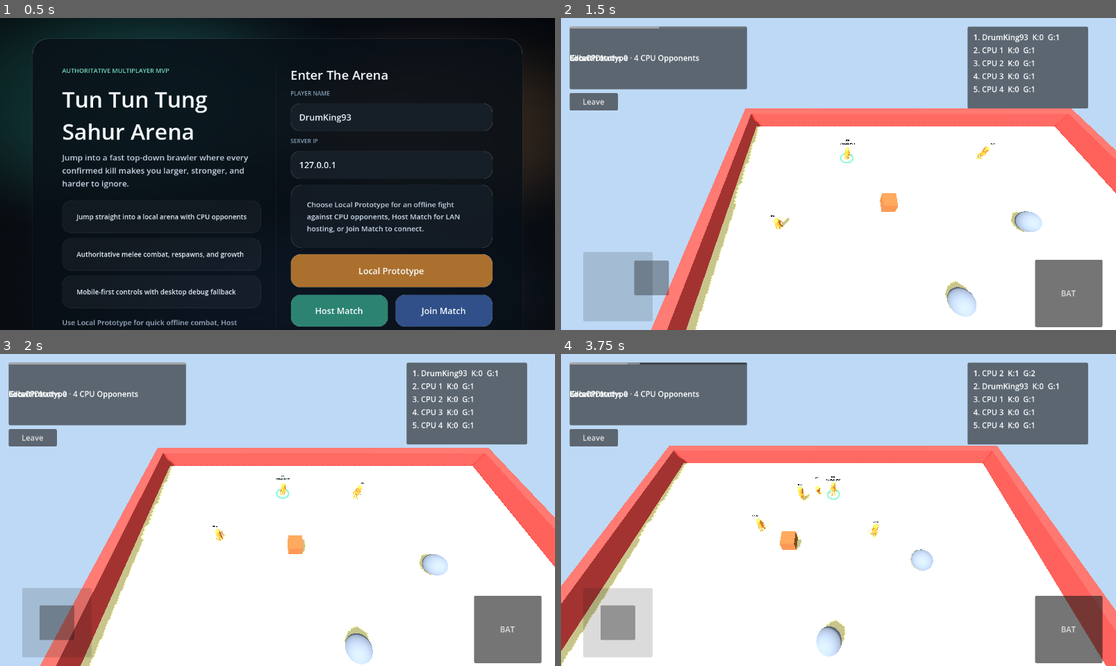
Above: before the commit, frames 1-4 (two rows, left to right).
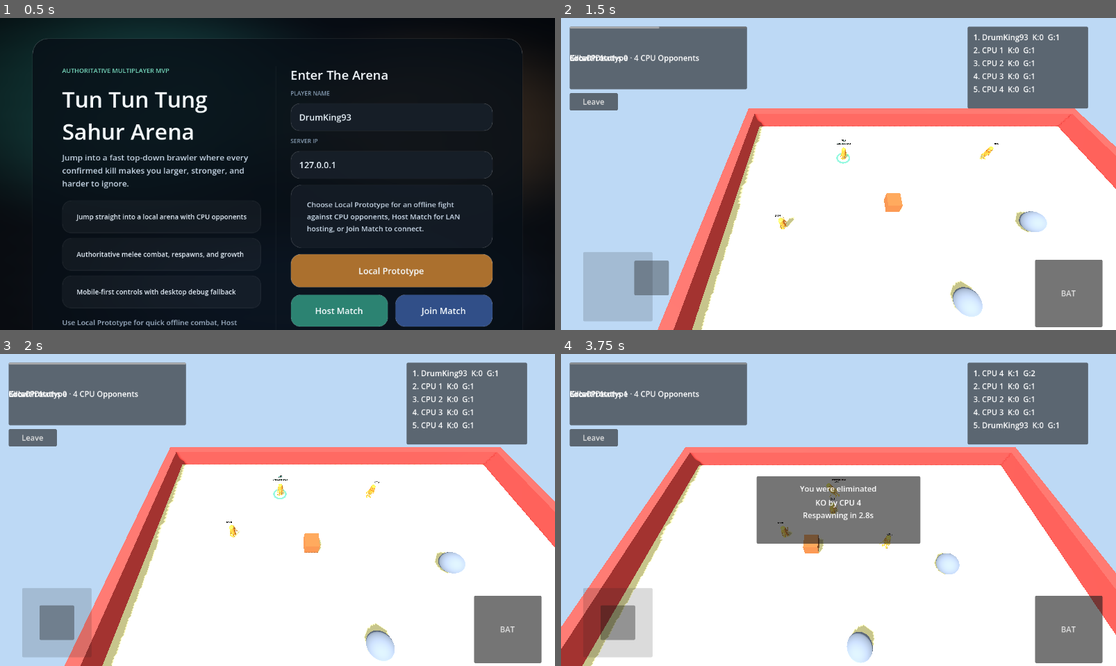
Above: after the commit, the same moments.

Repository: mkodithuwakku/sahur-io
Game: Godot game, scene res://scenes/main/Main.tscn
The game is run twice, just before and just after one commit, with the same random seed, the same clock (stepped at 60 frames per second) and the same inputs.
Inputs (mouse positions are in pixels of both pictures, inside the frame that each line leads up to):
- Up to frame 1 (0.5 s): no input
- Up to frame 2 (1.5 s): tap Enter at 0.5 s; move the mouse to (960, 158) at 0.52 s; hold D (move_right) 0.53-1.25 s; tap Space (attack) at 0.6 s; click (960, 158) at 0.67 s; drag from (616, 286) to (810, 236) at 1.27 s
- Up to frame 3 (2 s): no input
- Up to frame 4 (3.75 s): move the mouse to (894, 441) at 2.02 s; hold D (move_right) 2.03-2.75 s; tap 0 at 2.1 s; drag from (810, 572) to (672, 463) at 2.77 s; move the mouse to (1005, 556) at 3.52 s; hold A (move_left) from 3.53 s (still down); tap Space (attack) at 3.6 s

Frame 1 is identical in both runs. In frame 2, 3.6% of the frame differs, in the area x 16-100%, y 28-100%; in frame 3, 10%; in frame 4, 20%, in the area x 0-100%, y 2-100%.

Commit message:
Movement Update 2

Diff:
--- a/sahur-io/resources/data/tuning/player_tuning.tres
+++ b/sahur-io/resources/data/tuning/player_tuning.tres
@@ -5,10 +5,14 @@
 [resource]
 script = ExtResource("1")
 base_move_speed = 8.5
+input_deadzone = 0.08
+input_response_curve = 0.72
 acceleration = 28.0
 deceleration = 40.0
 turn_acceleration = 84.0
 reverse_acceleration = 96.0
+lateral_friction = 72.0
+stop_friction = 18.0
 facing_turn_speed = 20.0
 base_health = 100.0
 health_per_growth = 18.0
--- a/sahur-io/scripts/player/player_controller.gd
+++ b/sahur-io/scripts/player/player_controller.gd
@@ -90,7 +90,7 @@
 	_update_visuals(delta)
 
 func set_input_vector(move_input: Vector2) -> void:
-	desired_move_input = move_input.limit_length(1.0)
+	desired_move_input = _shape_move_input(move_input)
 
 func set_attack_facing(facing: Vector3) -> void:
 	var planar: Vector3 = Vector3(facing.x, 0.0, facing.z)
@@ -272,32 +272,51 @@
 		global_position.y,
 		clamp(global_position.z, -world_bounds.y, world_bounds.y)
 	)
-	if desired_move_input.length_squared() > 0.0001:
-		desired_facing = Vector3(desired_move_input.x, 0.0, desired_move_input.y).normalized()
+	if move_input.length_squared() > 0.0001:
+		desired_facing = Vector3(move_input.x, 0.0, move_input.y).normalized()
 	elif Vector2(move_velocity.x, move_velocity.z).length_squared() > 0.0001:
 		desired_facing = Vector3(move_velocity.x, 0.0, move_velocity.z).normalized()
 	rotation.y = lerp_angle(rotation.y, MathUtils.yaw_from_direction(desired_facing), clamp(delta * ConfigStore.player_tuning.facing_turn_speed, 0.0, 1.0))
+
+func _shape_move_input(raw_input: Vector2) -> Vector2:
+	var clamped_input := raw_input.limit_length(1.0)
+	var raw_strength := clamped_input.length()
+	var deadzone := clampf(ConfigStore.player_tuning.input_deadzone, 0.0, 0.95)
+	if raw_strength <= deadzone:
+		return Vector2.ZERO
+	var normalized_strength := (raw_strength - deadzone) / (1.0 - deadzone)
+	var curved_strength := pow(normalized_strength, maxf(ConfigStore.player_tuning.input_response_curve, 0.01))
+	return clamped_input.normalized() * clampf(curved_strength, 0.0, 1.0)
 
 func _step_move_velocity(current_velocity: Vector3, desired_velocity: Vector3, delta: float) -> Vector3:
 	var planar_current := Vector2(current_velocity.x, current_velocity.z)
 	var planar_desired := Vector2(desired_velocity.x, desired_velocity.z)
 	if planar_desired.length_squared() <= 0.0001:
-		planar_current = planar_current.move_toward(Vector2.ZERO, ConfigStore.player_tuning.deceleration * delta)
+		var stop_step := (ConfigStore.player_tuning.deceleration + planar_current.length() * ConfigStore.player_tuning.stop_friction) * delta
+		planar_current = planar_current.move_toward(Vector2.ZERO, stop_step)
 		return Vector3(planar_current.x, 0.0, planar_current.y)
 	if planar_current.length_squared() <= 0.0001:
 		planar_current = planar_current.move_toward(planar_desired, ConfigStore.player_tuning.acceleration * delta)
 		return Vector3(planar_current.x, 0.0, planar_current.y)
 
 	var direction_alignment := planar_current.normalized().dot(planar_desired.normalized())
+	var desired_direction := planar_desired.normalized()
+	var desired_speed := planar_desired.length()
+	var forward_speed := planar_current.dot(desired_direction)
+	var forward_velocity := desired_direction * forward_speed
+	var lateral_velocity := planar_current - forward_velocity
 	var response_rate := ConfigStore.player_tuning.acceleration
 	if direction_alignment < -0.2:
 		response_rate = ConfigStore.player_tuning.reverse_acceleration
 	elif direction_alignment < 0.8:
 		response_rate = ConfigStore.player_tuning.turn_acceleration
-	var target_speed := planar_desired.length()
-	var next_velocity := planar_current.move_toward(planar_desired, response_rate * delta)
-	if next_velocity.length() > target_speed:
-		next_velocity = next_velocity.normalized() * target_speed
+
+	forward_speed = move_toward(forward_speed, desired_speed, response_rate * delta)
+	lateral_velocity = lateral_velocity.move_toward(Vector2.ZERO, ConfigStore.player_tuning.lateral_friction * delta)
+
+	var next_velocity := desired_direction * forward_speed + lateral_velocity
+	if next_velocity.length() > desired_speed:
+		next_velocity = next_velocity.normalized() * desired_speed
 	return Vector3(next_velocity.x, 0.0, next_velocity.y)
 
 func _tick_hit_reaction(delta: float) -> void:
--- a/sahur-io/scripts/resources/player_tuning.gd
+++ b/sahur-io/scripts/resources/player_tuning.gd
@@ -2,10 +2,14 @@
 class_name PlayerTuning
 
 @export var base_move_speed: float = 8.5
+@export var input_deadzone: float = 0.08
+@export var input_response_curve: float = 0.72
 @export var acceleration: float = 28.0
 @export var deceleration: float = 40.0
 @export var turn_acceleration: float = 84.0
 @export var reverse_acceleration: float = 96.0
+@export var lateral_friction: float = 72.0
+@export var stop_friction: float = 18.0
 @export var facing_turn_speed: float = 20.0
 @export var base_health: float = 100.0
 @export var health_per_growth: float = 18.0
--- a/sahur-io/tests/cases/test_player_controller.gd
+++ b/sahur-io/tests/cases/test_player_controller.gd
@@ -79,8 +79,16 @@
 	assert_true(player.hit_react_remaining > 0.0, "Hit reaction timer should start on impact")
 	assert_true(player.stats.alive, "Player should remain alive during the hit reaction window")
 
+func test_set_input_vector_applies_deadzone_and_curve() -> void:
+	var player := _create_player(12, "Input", Vector3.ZERO)
+	player.set_input_vector(Vector2(ConfigStore.player_tuning.input_deadzone * 0.5, 0.0))
+	assert_near(0.0, player.desired_move_input.length(), 0.0001)
+	player.set_input_vector(Vector2(0.5, 0.0))
+	assert_true(player.desired_move_input.x > 0.5, "Response curve should make medium joystick input feel assertive")
+	assert_true(player.desired_move_input.x < 1.0, "Partial joystick input should still preserve analog control")
+
 func test_step_move_velocity_preserves_speed_while_cutting_corner() -> void:
-	var player := _create_player(12, "Corner", Vector3.ZERO)
+	var player := _create_player(13, "Corner", Vector3.ZERO)
 	var speed := ConfigStore.player_tuning.base_move_speed
 	var current_velocity := Vector3(speed, 0.0, 0.0)
 	var desired_velocity := Vector3(0.0, 0.0, speed)
@@ -90,7 +98,7 @@
 	assert_true(absf(stepped.x) < speed, "Cornering should bleed off old lateral drift")
 
 func test_step_move_velocity_brakes_hard_when_reversing_direction() -> void:
-	var player := _create_player(13, "Reverse", Vector3.ZERO)
+	var player := _create_player(14, "Reverse", Vector3.ZERO)
 	var speed := ConfigStore.player_tuning.base_move_speed
 	var current_velocity := Vector3(0.0, 0.0, speed)
 	var desired_velocity := Vector3(0.0, 0.0, -speed)
@@ -98,6 +106,12 @@
 	assert_true(stepped.z < 0.0, "Reversing should flip direction within a short input window")
 	assert_true(stepped.length() <= speed + 0.0001, "Reversing should not exceed max move speed")
 
+func test_step_move_velocity_stops_without_sliding() -> void:
+	var player := _create_player(15, "Stop", Vector3.ZERO)
+	var speed := ConfigStore.player_tuning.base_move_speed
+	var stepped := player._step_move_velocity(Vector3(speed, 0.0, 0.0), Vector3.ZERO, 0.1)
+	assert_true(stepped.length() < speed * 0.5, "Releasing movement should stop quickly instead of drifting")
+
 func _create_player(peer_id: int, display_name: String, world_position: Vector3) -> PlayerController:
 	var player := PlayerScene.instantiate() as PlayerController
 	player.setup(peer_id, display_name, peer_id, true, Vector2(20.0, 20.0))
